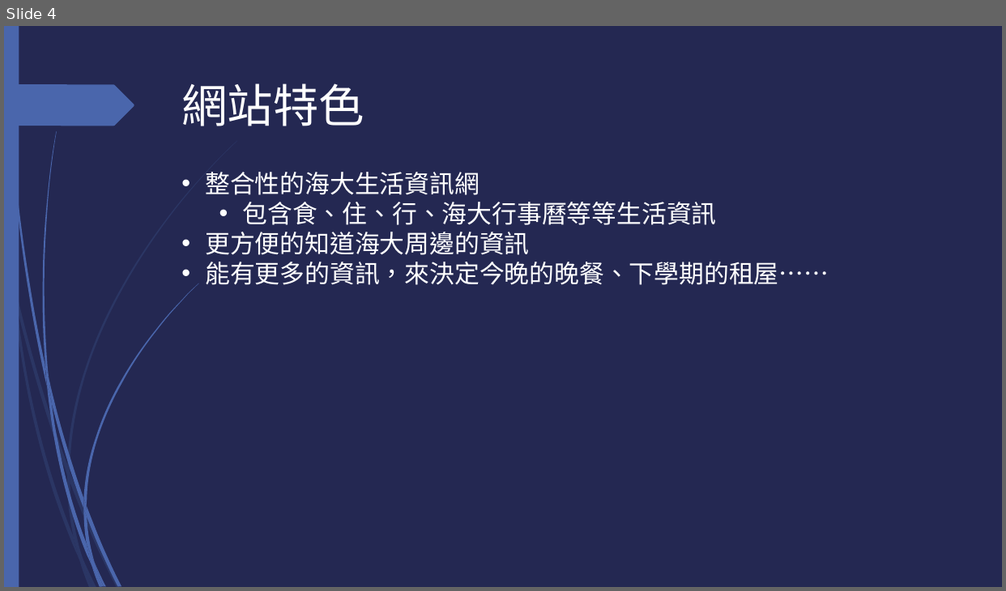
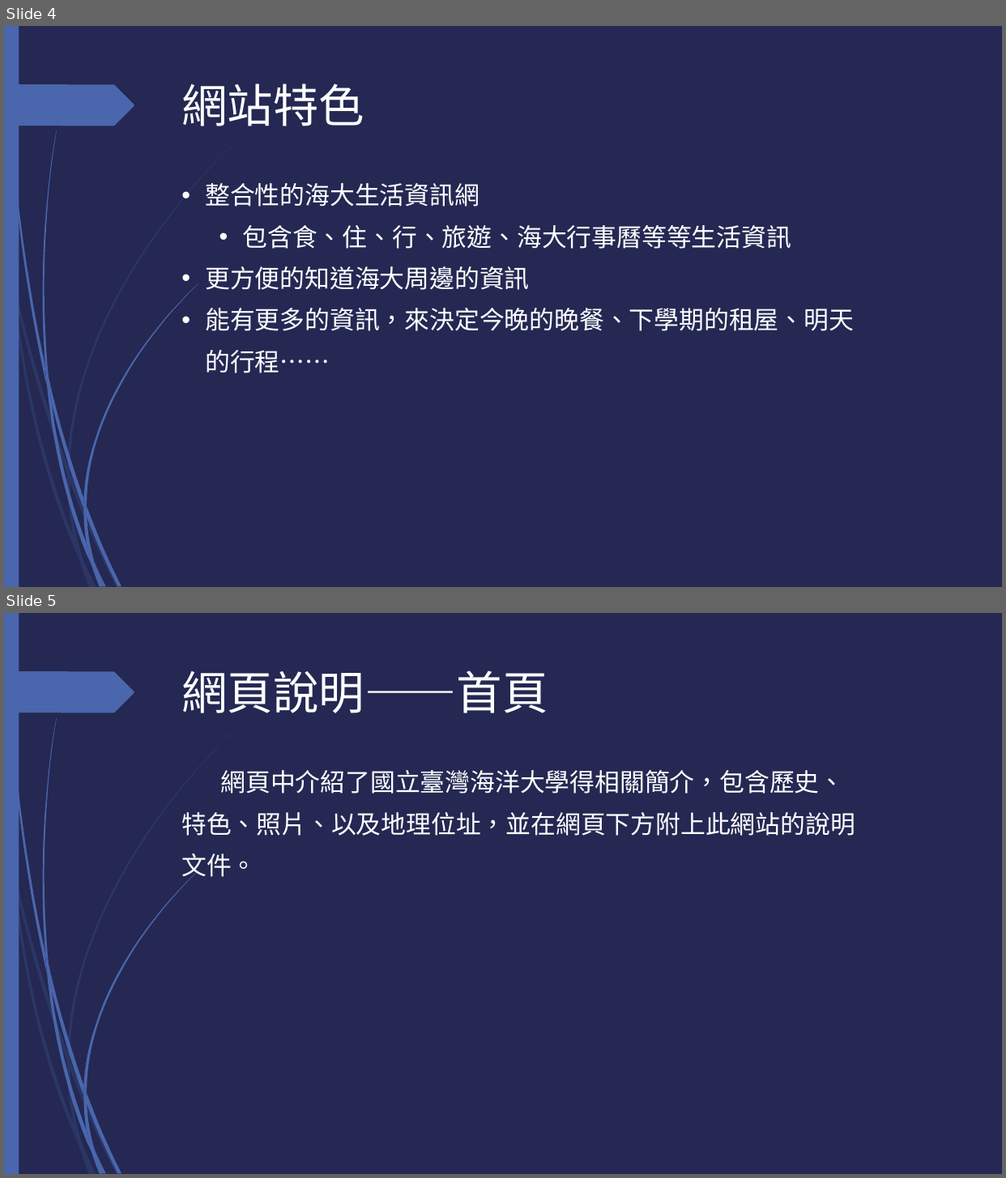
Before and after one commit to aaron850426/aaron850426.github.io, a slide deck: document.pptx. Shown one above the other, each under a label of ours: slide 4 before the commit, slides 4 and 5 after it. The pictures are 1006x591 and 1006x1178 pixels, drawn with LibreOffice and Linux fonts; fonts in the diff are those of the drawing. Boxes give left, top, right and bottom in pixels: in the first picture for what was removed or moved away, otherwise in the second. Text is boxed around its words. In the diff, an @@ line names an element or a change of style, - is before the commit and + after.

```diff
--- a/document.pptx
+++ b/document.pptx
@@ slide 5 added at [4,613,1002,1174], background #242852; not listed: 24 template elements that a slide beside it also shows @@
@@ title added at [182,671,548,713], 44 pt, text #FFFFFF @@
+網頁說明――首頁
@@ text added at [181,770,855,882], 24 pt, text #FFFFFF @@
+網頁中介紹了國立臺灣海洋大學得相關簡介，包含歷史、特色、照片、以及地理位址，並在網頁下方附上此網站的說明文件。
@@ slide 4 changed as well @@
@@ text at [205,183,529,290]: line spacing 1 to 40pt @@
@@ text at [242,225,791,249]: text changed @@
-  • 包含食、住、行、海大行事曆等等生活資訊
+  • 包含食、住、行、旅遊、海大行事曆等等生活資訊
@@ text at [205,308,854,373]: text changed @@
-• 能有更多的資訊，來決定今晚的晚餐、下學期的租屋……
+• 能有更多的資訊，來決定今晚的晚餐、下學期的租屋、明天的行程……
```
Also in this commit, not shown: 5 other slides changed, 6 other slides added, 16 other files.
